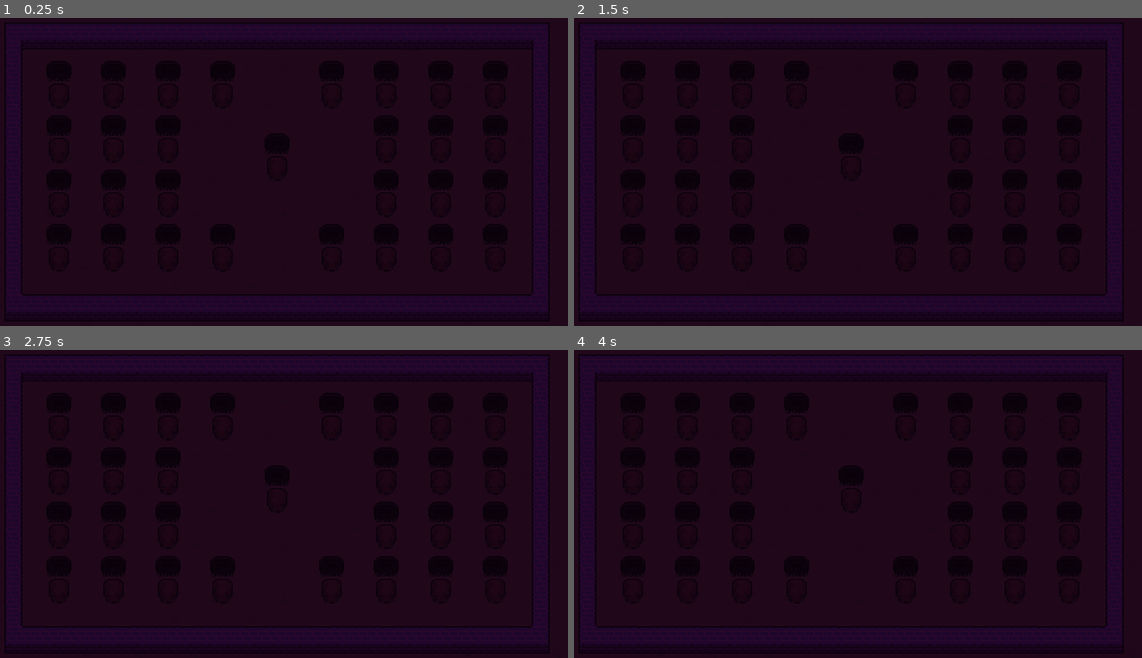
Above: before the commit, frames 1-4 (two rows, left to right).
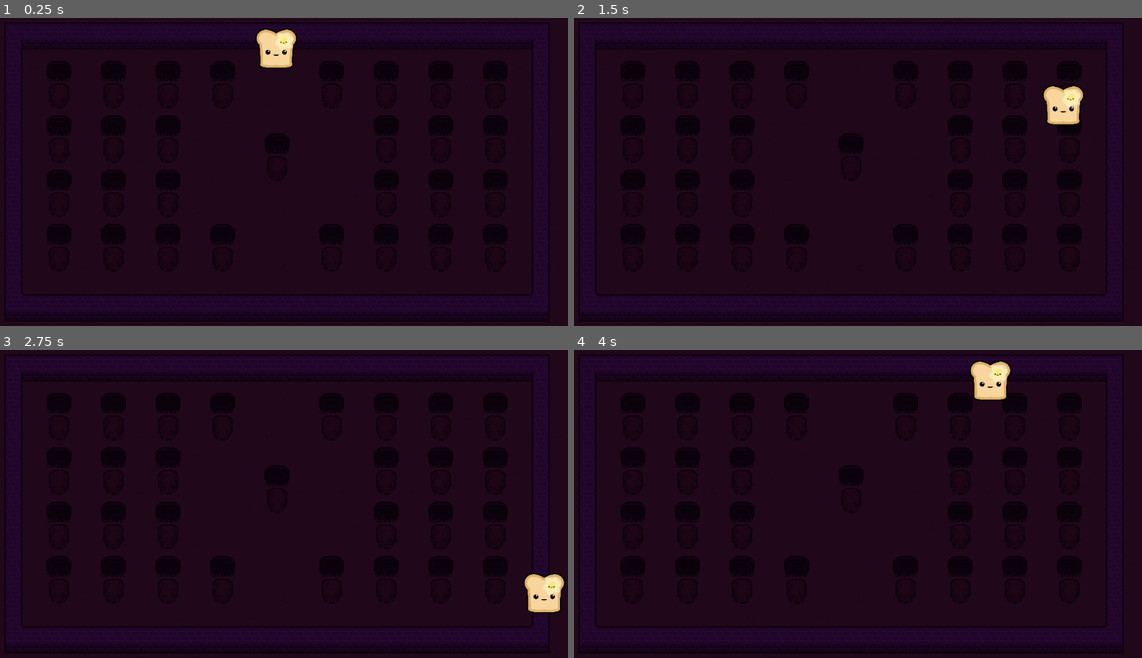
Above: after the commit, the same moments.

Repository: aidenstorey/godot-wild-jam-26
Game: Godot game, scene res://scenes/world_with_assets.tscn
Two runs of this game, one before a commit and one after it. Both use one fixed random seed, a clock stepped at 60 frames per second and the inputs below.
Inputs:
- Up to frame 1 (0.25 s): no input
- Up to frame 2 (1.5 s): tap Enter at 0.5 s; hold Right (ui_right) 0.53-1.28 s; hold Down (ui_down) from 1.28 s (still down)
- Up to frame 3 (2.75 s): release Down (ui_down) at 2.03 s; hold Right (ui_right) from 2.03 s (still down)
- Up to frame 4 (4 s): tap Space at 2.75 s; release Right (ui_right) at 2.78 s; hold Up (ui_up) 2.78-3.53 s; hold Left (ui_left) from 3.53 s (still down)

The runs differ from the first frame. In frame 1, 0.8% of the frame differs, in the area x 44-53%, y 3-17%; in frame 2, 0.8%; in frame 3, 0.8%; in frame 4, 0.8%.

Commit message:
created player scene and added instance to game on start

Diff:
--- /dev/null
+++ b/Player.tscn
@@ -0,0 +1,20 @@
+[gd_scene load_steps=4 format=2]
+
+[ext_resource path="res://scenes/Player.gd" type="Script" id=1]
+[ext_resource path="res://assets/temp_player.png" type="Texture" id=2]
+
+[sub_resource type="RectangleShape2D" id=1]
+extents = Vector2( 32.1495, 36.5092 )
+
+[node name="Player" type="KinematicBody2D"]
+position = Vector2( 512.421, 79.4103 )
+script = ExtResource( 1 )
+
+[node name="Sprite" type="Sprite" parent="."]
+position = Vector2( -1.90182, -3.40009 )
+scale = Vector2( 0.15, 0.15 )
+texture = ExtResource( 2 )
+
+[node name="CollisionShape2D" type="CollisionShape2D" parent="."]
+position = Vector2( -2.14481, 0.594757 )
+shape = SubResource( 1 )
--- a/project.godot
+++ b/project.godot
@@ -9,12 +9,18 @@
 config_version=4
 
 _global_script_classes=[ {
+"base": "KinematicBody2D",
+"class": "Player",
+"language": "GDScript",
+"path": "res://scenes/Player.gd"
+}, {
 "base": "Node",
 "class": "light_source",
 "language": "GDScript",
 "path": "res://scripts/light_source.gd"
 } ]
 _global_script_class_icons={
+"Player": "",
 "light_source": ""
 }
 
--- /dev/null
+++ b/scenes/Oldplayer.gd
@@ -0,0 +1,43 @@
+extends Area2D
+signal hit
+
+export var speed = 400 # player speed (pixels/sec).
+var screen_size  # Size of the game window.
+
+func _ready():
+	screen_size = get_viewport_rect().size
+#	hide() # start hidden
+
+func _process(delta):
+	var velocity = Vector2() # player's movement vector.
+
+	if Input.is_action_pressed("ui_right"):
+		velocity.x += 1
+	if Input.is_action_pressed("ui_left"):
+		velocity.x -= 1
+	if Input.is_action_pressed("ui_down"):
+		velocity.y += 1
+	if Input.is_action_pressed("ui_up"):
+		velocity.y -= 1
+	if velocity.length() > 0:
+		velocity = velocity.normalized() * speed
+		# below is equivilant to: get_node("AnimatedSprite").play()
+		$AnimatedSprite.play()
+	else:
+		$AnimatedSprite.stop()
+
+	position += velocity * delta
+	# clamping a value means restricting it to a given range
+	position.x = clamp(position.x, +30, screen_size.x -30)
+	position.y = clamp(position.y, +30, screen_size.y -30)
+
+func _on_Player_body_entered(_body):
+	hide() # player disappears after being hit.
+	emit_signal("hit")
+	$CollisionShape2D.set_deferred("disabled", true)
+
+# reset the player when starting a new game
+func start(pos):
+	position = pos
+	show()
+	$CollisionShape2D.disabled = false
--- a/scenes/Player.gd
+++ b/scenes/Player.gd
@@ -1,43 +1,53 @@
-extends Area2D
-signal hit
+extends KinematicBody2D
 
-export var speed = 400 # player speed (pixels/sec).
+class_name Player
+
+export var speed = 10 # player speed (pixels/sec).
+var step = 50
+# the player's movement vectors
+var currentMovement = Vector2(0, 0)
+var lastMovement = Vector2(0, 0)
+
+var canMove = false
+var didMove = false
+
 var screen_size  # Size of the game window.
 
+# Called when the node enters the scene tree for the first time.
 func _ready():
 	screen_size = get_viewport_rect().size
-#	hide() # start hidden
 
-func _process(delta):
-	var velocity = Vector2() # player's movement vector.
+# Called every frame. 'delta' is the elapsed time since the previous frame.
+func _physics_process(delta):
+	# Get inputs
+	var right = Input.is_action_pressed("ui_right")
+	var left = Input.is_action_pressed("ui_left")
+	var up = Input.is_action_pressed("ui_up")
+	var down = Input.is_action_pressed("ui_down")
 
-	if Input.is_action_pressed("ui_right"):
-		velocity.x += 1
-	if Input.is_action_pressed("ui_left"):
-		velocity.x -= 1
-	if Input.is_action_pressed("ui_down"):
-		velocity.y += 1
-	if Input.is_action_pressed("ui_up"):
-		velocity.y -= 1
-	if velocity.length() > 0:
-		velocity = velocity.normalized() * speed
-		# below is equivilant to: get_node("AnimatedSprite").play()
-		$AnimatedSprite.play()
-	else:
-		$AnimatedSprite.stop()
+	if (not didMove) and (right or left or up or down):
+		didMove = true
+	elif not didMove:
+		return
 
-	position += velocity * delta
+	# Set proper movement vector
+	var changeDirection = false
+
+	if right:
+		currentMovement = Vector2(step, 0)
+	elif left:
+		currentMovement = Vector2(-step, 0)
+	elif up:
+		currentMovement = Vector2(0, -step)
+	elif down:
+		currentMovement = Vector2(0, step)
+
+	position += currentMovement * delta * speed
 	# clamping a value means restricting it to a given range
-	position.x = clamp(position.x, +30, screen_size.x -30)
-	position.y = clamp(position.y, +30, screen_size.y -30)
-
-func _on_Player_body_entered(_body):
-	hide() # player disappears after being hit.
-	emit_signal("hit")
-	$CollisionShape2D.set_deferred("disabled", true)
+	position.x = clamp(position.x, + 40, screen_size.x - 40)
+	position.y = clamp(position.y, + 40, screen_size.y - 40)
 
 # reset the player when starting a new game
 func start(pos):
 	position = pos
 	show()
-	$CollisionShape2D.disabled = false
--- a/scenes/game.tscn
+++ b/scenes/game.tscn
@@ -1,7 +1,7 @@
 [gd_scene load_steps=9 format=2]
 
 [ext_resource path="res://assets/temp.png" type="Texture" id=1]
-[ext_resource path="res://scenes/Player.gd" type="Script" id=4]
+[ext_resource path="res://scenes/Oldplayer.gd" type="Script" id=4]
 [ext_resource path="res://assets/playerGrey_walk2.png" type="Texture" id=5]
 [ext_resource path="res://assets/playerGrey_up2.png" type="Texture" id=6]
 [ext_resource path="res://assets/playerGrey_up1.png" type="Texture" id=7]
@@ -32,16 +32,16 @@
 scale = Vector2( 1.02906, 1.18561 )
 texture = ExtResource( 1 )
 
-[node name="Player" type="Area2D" parent="."]
+[node name="Oldplayer" type="Area2D" parent="."]
 position = Vector2( 515, 250 )
 script = ExtResource( 4 )
 
-[node name="AnimatedSprite" type="AnimatedSprite" parent="Player"]
+[node name="AnimatedSprite" type="AnimatedSprite" parent="Oldplayer"]
 scale = Vector2( 0.5, 0.5 )
 frames = SubResource( 1 )
 animation = "up"
 
-[node name="CollisionShape2D" type="CollisionShape2D" parent="Player"]
+[node name="CollisionShape2D" type="CollisionShape2D" parent="Oldplayer"]
 scale = Vector2( 1.24, 1.16 )
 shape = SubResource( 2 )
-[connection signal="body_entered" from="Player" to="Player" method="_on_Player_body_entered"]
+[connection signal="body_entered" from="Oldplayer" to="Oldplayer" method="_on_Player_body_entered"]
--- a/scenes/world_with_assets.tscn
+++ b/scenes/world_with_assets.tscn
@@ -60,7 +60,6 @@
 
 	COLOR = screen_color * ambient_color;
 }"
-custom_defines = ""
 
 [sub_resource type="ShaderMaterial" id=2]
 shader = SubResource( 1 )
--- a/scripts/light_controller.gd
+++ b/scripts/light_controller.gd
@@ -4,10 +4,14 @@
 
 var image: Image = Image.new()
 var texture: ImageTexture = ImageTexture.new()
-
+var player : Player
 
 func _ready() -> void:
 	self.image.create( 128, 2, false, Image.FORMAT_RGBAH )
+
+	var p = preload("res://Player.tscn")
+	player = p.instance()
+	add_child(player)
 
 
 func _process(delta: float) -> void:
Binary file added: assets/temp_player.png
Not shown, added: assets/temp_player.png.import
